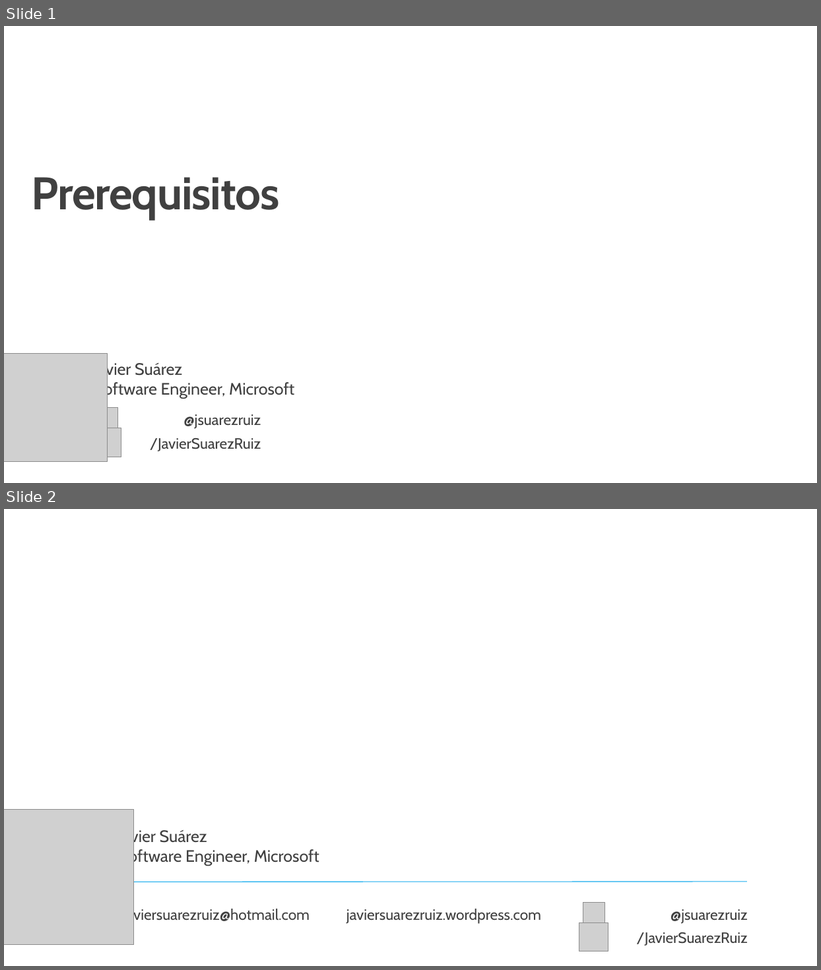
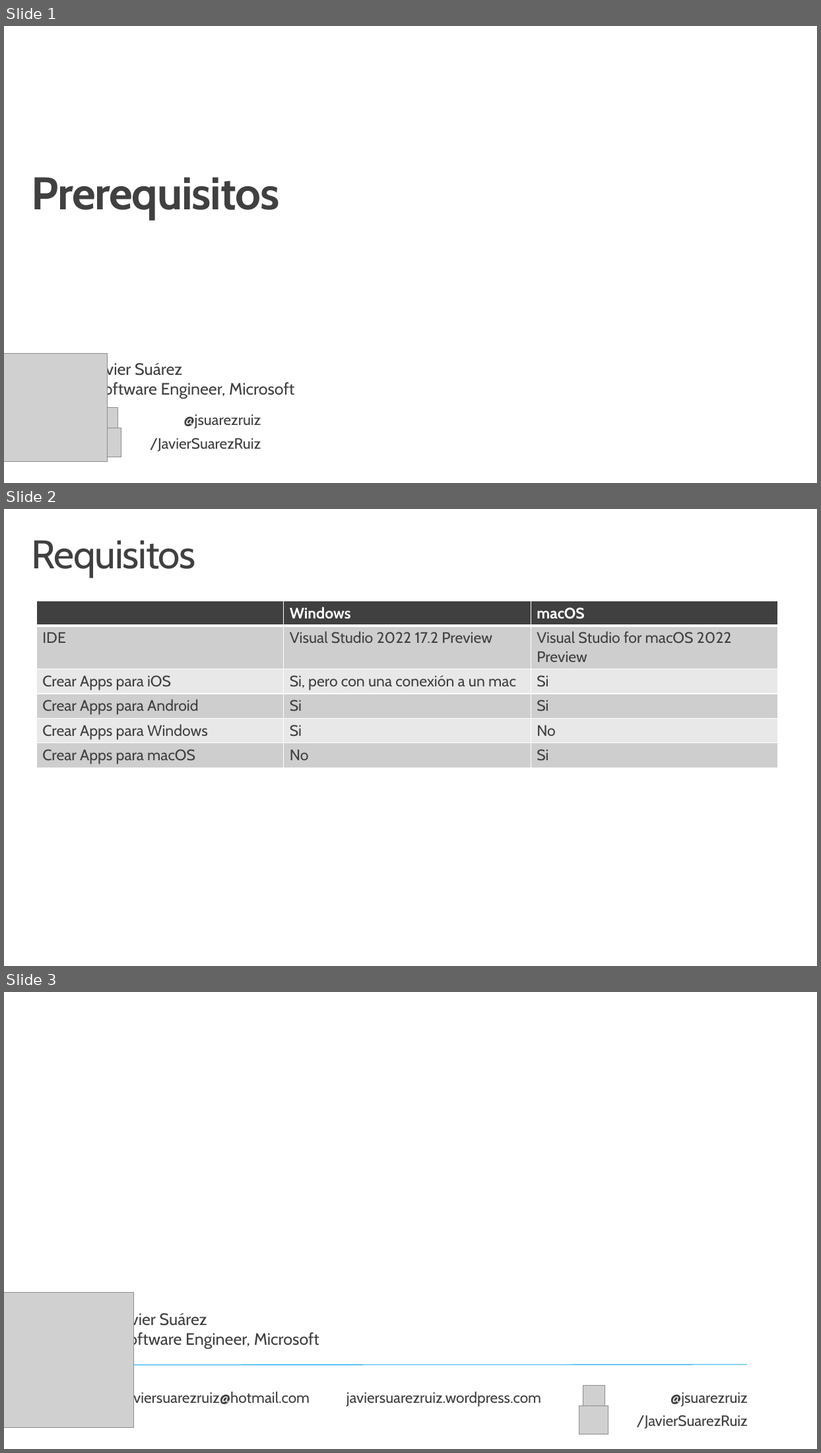
Before and after one commit to jsuarezruiz/taller-dotnet-maui, a slide deck: Bloque 2 - Instalación/Taller4 - Prerequisitos.pptx. Shown one above the other, each under a label of ours: slides 1 and 2 before the commit, slides 1, 2 and 3 after it. The pictures are 821x970 and 821x1453 pixels, drawn with LibreOffice and Linux fonts; fonts in the diff are those of the drawing; grey boxes stand for pictures; background and template pictures are left out. Boxes give left, top, right and bottom in pixels: in the first picture for what was removed or moved away, otherwise in the second. Text is boxed around its words. In the diff, an @@ line names an element or a change of style, - is before the commit and + after.

Commit message:
Updated slides

```diff
--- a/Bloque 2 - Instalación/Taller4 - Prerequisitos.pptx
+++ b/Bloque 2 - Instalación/Taller4 - Prerequisitos.pptx
@@ slide 2 added at <box>4,509,817,966</box>, background #FFFFFF @@
@@ title added at <box>32,540,196,577</box>, 47 pt, text #404040 @@
+Requisitos
@@ table added at <box>36,601,778,767</box>, 6 rows, 3 columns @@
+ | Windows | macOS
+IDE | Visual Studio 2022 17.2 Preview | Visual Studio for macOS 2022 Preview
+Crear Apps para iOS | Si, pero con una conexión a un mac | Si
+Crear Apps para Android | Si | Si
+Crear Apps para Windows | Si | No
+Crear Apps para macOS | No | Si
@@ what was slide 2 is now slide 3 @@
```
